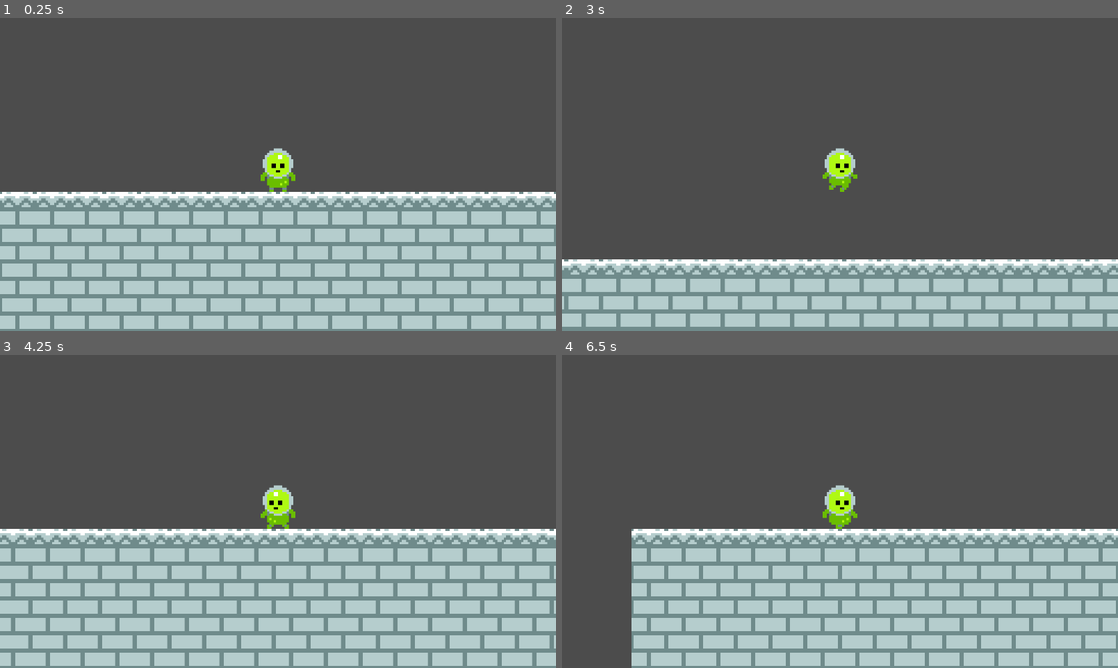
Above: before the commit, frames 1-4 (two rows, left to right).
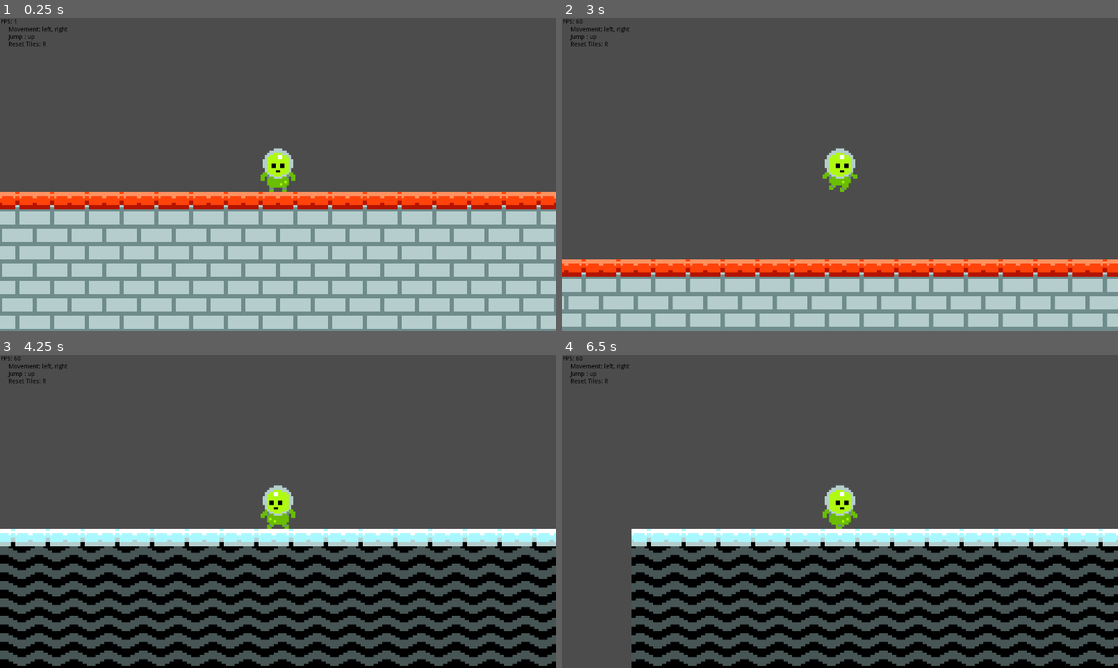
Above: after the commit, the same moments.

Repository: MzaxnaV/GodotGames
Game: Godot game, scene res://Main.tscn
The game is run twice, just before and just after one commit, with the same random seed, the same clock (stepped at 60 frames per second) and the same inputs.
Inputs:
- Up to frame 1 (0.25 s): no input
- Up to frame 2 (3 s): tap Enter at 0.5 s; hold Right (ui_right) 0.53-1.28 s; hold Left (ui_left) 1.28-2.03 s; hold Right (ui_right) 2.03-2.78 s; hold Up (ui_up) from 2.78 s (still down)
- Up to frame 3 (4.25 s): release Up (ui_up) at 3.53 s; hold Left (ui_left) from 3.53 s (still down); tap R (debug_r, bound only after the commit) at 4.15 s
- Up to frame 4 (6.5 s): release Left (ui_left) at 5.78 s; hold Right (ui_right) from 5.78 s (still down)

The runs differ from the first frame. In frame 1, 5.6% of the frame differs, in the area x 0-100%, y 0-62%; in frame 2, 5.6%; in frame 3, 43%, in the area x 0-100%, y 0-100%; in frame 4, 38%.

Commit message:
level0

Diff:
--- a/Mario/Dirt.gd
+++ b/Mario/Dirt.gd
@@ -1,10 +1,4 @@
 extends TileMap
-
-func _ready():
-	randomize()
-	#HACK, use this-> VisualServer.set_default_clear_color(Color(randf(), randf(), randf()))
-	ProjectSettings.set_setting("rendering/environment/default_clear_color", Color(randf(), randf(), randf()))
-	generate_ground()
 
 func generate_ground():
 	var tile_id = randi() % 60
--- /dev/null
+++ b/Mario/FPS.gd
@@ -0,0 +1,4 @@
+extends Label
+
+func _process(delta):
+	text = "FPS: " + str(Engine.get_frames_per_second()) + "\n"
--- a/Mario/Flora.gd
+++ b/Mario/Flora.gd
@@ -1,7 +1,6 @@
 extends TileMap
 
-func _ready():
-	randomize()
+func generate_flora():
 	var tile_id = randi() % 108
 	for x in range(18):
 		set_cell(x, 5, tile_id)
--- /dev/null
+++ b/Mario/Game.gd
@@ -0,0 +1,13 @@
+extends Node
+
+func _ready():
+	randomize()
+	$Dirt.generate_ground()
+	$Flora.generate_flora()
+	#HACK, use this-> VisualServer.set_default_clear_color(Color(randf(), randf(), randf()))
+	ProjectSettings.set_setting("rendering/environment/default_clear_color", Color(randf(), randf(), randf()))
+
+func _input(event):
+	if event.is_action_pressed("debug_r"):
+		$Dirt.generate_ground()
+		$Flora.generate_flora()
--- a/Mario/Game.tscn
+++ b/Mario/Game.tscn
@@ -1,15 +1,16 @@
-[gd_scene load_steps=12 format=2]
+[gd_scene load_steps=13 format=2]
 
-[ext_resource path="res://ground_tileset.tres" type="TileSet" id=1]
-[ext_resource path="res://Dirt.gd" type="Script" id=2]
-[ext_resource path="res://flora_tileset.tres" type="TileSet" id=3]
-[ext_resource path="res://Flora.gd" type="Script" id=4]
-[ext_resource path="res://BOUNDARY.gd" type="Script" id=5]
-[ext_resource path="res://character.png" type="Texture" id=6]
-[ext_resource path="res://Sprite.gd" type="Script" id=7]
-[ext_resource path="res://climb_animation.tres" type="Animation" id=8]
-[ext_resource path="res://jump_animation.tres" type="Animation" id=9]
-[ext_resource path="res://walk_animation.tres" type="Animation" id=10]
+[ext_resource path="res://Game.gd" type="Script" id=1]
+[ext_resource path="res://ground_tileset.tres" type="TileSet" id=2]
+[ext_resource path="res://Dirt.gd" type="Script" id=3]
+[ext_resource path="res://flora_tileset.tres" type="TileSet" id=4]
+[ext_resource path="res://Flora.gd" type="Script" id=5]
+[ext_resource path="res://BOUNDARY.gd" type="Script" id=6]
+[ext_resource path="res://character.png" type="Texture" id=7]
+[ext_resource path="res://Sprite.gd" type="Script" id=8]
+[ext_resource path="res://climb_animation.tres" type="Animation" id=9]
+[ext_resource path="res://jump_animation.tres" type="Animation" id=10]
+[ext_resource path="res://walk_animation.tres" type="Animation" id=11]
 
 [sub_resource type="Animation" id=1]
 
@@ -30,12 +31,14 @@
 "values": [ 0 ]
 }
 
-[node name="Game" type="Node" index="0"]
+[node name="Game" type="Node"]
+
+script = ExtResource( 1 )
 
 [node name="Dirt" type="TileMap" parent="." index="0"]
 
 mode = 0
-tile_set = ExtResource( 1 )
+tile_set = ExtResource( 2 )
 cell_size = Vector2( 16, 16 )
 cell_quadrant_size = 16
 cell_custom_transform = Transform2D( 1, 0, 0, 1, 0, 0 )
--- /dev/null
+++ b/Mario/Key_Info.gd
@@ -0,0 +1,15 @@
+extends Label
+
+# class member variables go here, for example:
+# var a = 2
+# var b = "textvar"
+
+func _ready():
+	# Called when the node is added to the scene for the first time.
+	# Initialization here
+	pass
+
+#func _process(delta):
+#	# Called every frame. Delta is time since last frame.
+#	# Update game logic here.
+#	pass
--- a/Mario/Main.tscn
+++ b/Mario/Main.tscn
@@ -1,9 +1,10 @@
-[gd_scene load_steps=3 format=2]
+[gd_scene load_steps=4 format=2]
 
 [ext_resource path="res://Viewport.gd" type="Script" id=1]
 [ext_resource path="res://Game.tscn" type="PackedScene" id=2]
+[ext_resource path="res://FPS.gd" type="Script" id=3]
 
-[node name="Main" type="Node"]
+[node name="Main" type="Node" index="0"]
 
 [node name="ViewportContainer" type="ViewportContainer" parent="." index="0"]
 
@@ -53,3 +54,61 @@
 _sections_unfolded = [ "Audio Listener", "Render Target" ]
 
 [node name="Game" parent="ViewportContainer/Viewport" index="0" instance=ExtResource( 2 )]
+
+[node name="DEBUG_HUD" type="CanvasLayer" parent="." index="1"]
+
+layer = 1
+offset = Vector2( 0, 0 )
+rotation = 0.0
+scale = Vector2( 1, 1 )
+transform = Transform2D( 1, 0, 0, 1, 0, 0 )
+
+[node name="Key_Info" type="Label" parent="DEBUG_HUD" index="0"]
+
+anchor_left = 0.0
+anchor_top = 0.0
+anchor_right = 0.0
+anchor_bottom = 0.0
+margin_left = 20.0
+margin_top = 20.0
+margin_right = 155.0
+margin_bottom = 68.0
+rect_pivot_offset = Vector2( 0, 0 )
+rect_clip_content = false
+mouse_filter = 2
+mouse_default_cursor_shape = 0
+size_flags_horizontal = 1
+size_flags_vertical = 4
+custom_colors/font_color = Color( 0, 0, 0, 1 )
+text = "Movement: left, right
+Jump : up
+Reset Tiles: R"
+valign = 1
+percent_visible = 1.0
+lines_skipped = 0
+max_lines_visible = -1
+_sections_unfolded = [ "Margin", "custom_colors" ]
+
+[node name="FPS" type="Label" parent="DEBUG_HUD" index="1"]
+
+anchor_left = 0.0
+anchor_top = 0.0
+anchor_right = 0.0
+anchor_bottom = 0.0
+margin_left = 2.0
+margin_top = 2.0
+margin_right = 46.0
+margin_bottom = 14.0
+rect_pivot_offset = Vector2( 0, 0 )
+rect_clip_content = false
+mouse_filter = 2
+mouse_default_cursor_shape = 0
+size_flags_horizontal = 1
+size_flags_vertical = 4
+custom_colors/font_color = Color( 0, 0, 0, 1 )
+text = "FPS: 60"
+percent_visible = 1.0
+lines_skipped = 0
+max_lines_visible = -1
+script = ExtResource( 3 )
+_sections_unfolded = [ "Margin", "custom_colors" ]
--- a/Mario/project.godot
+++ b/Mario/project.godot
@@ -19,6 +19,11 @@
 window/size/width=1280
 window/size/height=720
 
+[input]
+
+debug_r=[ Object(InputEventKey,"resource_local_to_scene":false,"resource_name":"","device":0,"alt":false,"shift":false,"control":false,"meta":false,"command":false,"pressed":false,"scancode":82,"unicode":0,"echo":false,"script":null)
+ ]
+
 [rendering]
 
 quality/2d/use_pixel_snap=true
Not shown: 6 places in Mario/Game.tscn that only renumber resources
